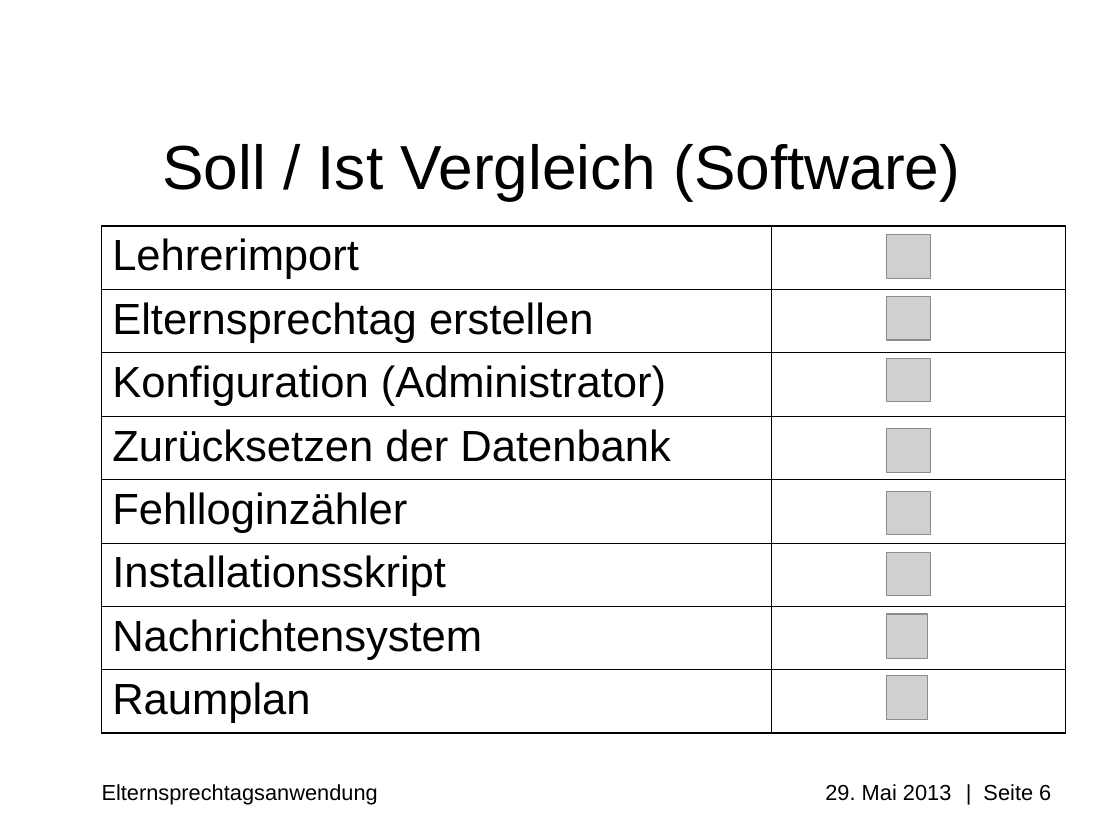
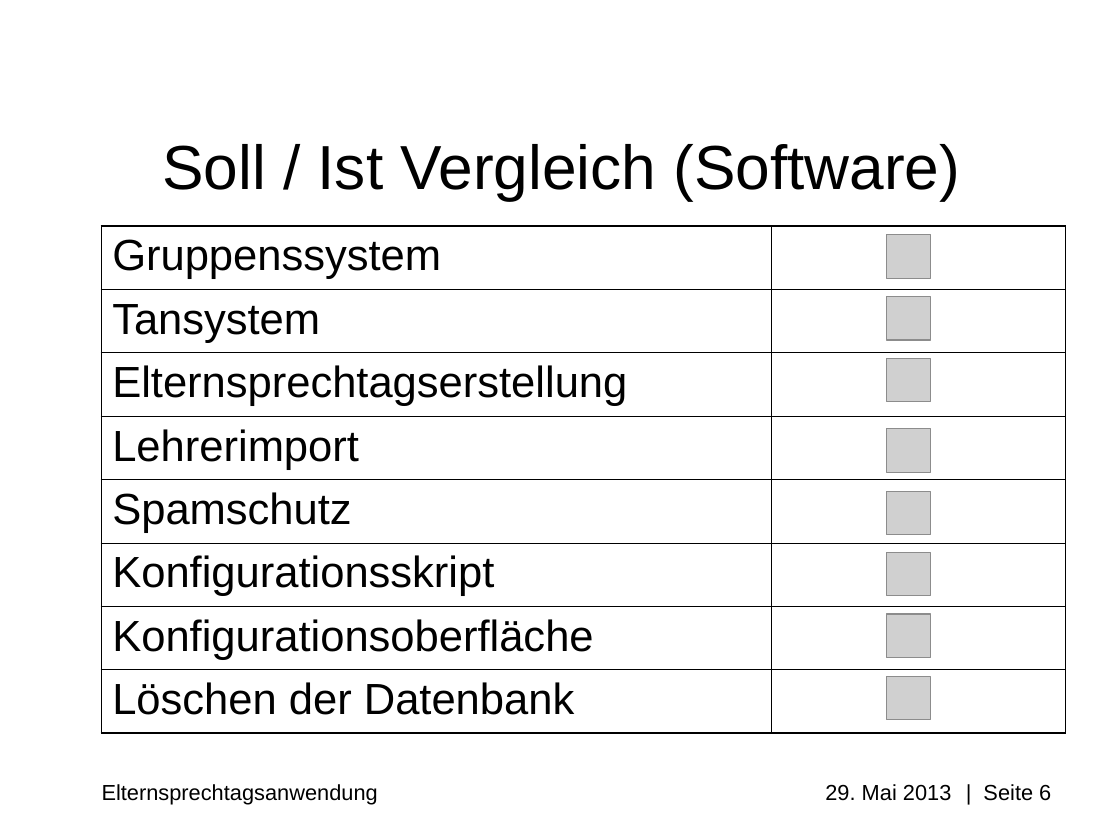
Before and after one commit to Professi/esta, a slide deck: slide 6 of docs/Praesentation/Elternsprechtagsanwendung(ESTA)_pre_alpha_0.0.0.1.ppt. Drawn at 1120x840 pixels with LibreOffice and Linux fonts; fonts in the diff are those of the drawing; grey boxes stand for pictures; background and template pictures are left out. Boxes give left, top, right and bottom in pixels: in the first picture for what was removed or moved away, otherwise in the second. Text is boxed around its words. In the diff, an @@ line names an element or a change of style, - is before the commit and + after.

Commit message:
#Update Soll / Ist Vergleich

```diff
--- a/docs/Praesentation/Elternsprechtagsanwendung(ESTA)_pre_alpha_0.0.0.1.ppt
+++ b/docs/Praesentation/Elternsprechtagsanwendung(ESTA)_pre_alpha_0.0.0.1.ppt
@@ table at [101, 226, 1065, 734] @@
+row 1: Gruppenssystem | 
+row 2: Tansystem | 
+row 3: Elternsprechtagserstellung | 
-row 2: Elternsprechtag erstellen | 
-row 3: Konfiguration (Administrator) | 
-row 4: Zurücksetzen der Datenbank | 
-row 5: Fehlloginzähler | 
-row 6: Installationsskript | 
-row 7: Nachrichtensystem | 
-row 8: Raumplan | 
+row 5: Spamschutz | 
+row 6: Konfigurationsskript | 
+row 7: Konfigurationsoberfläche | 
+row 8: Löschen der Datenbank | 
```
Also in this commit, not shown: 3 other slides changed.
